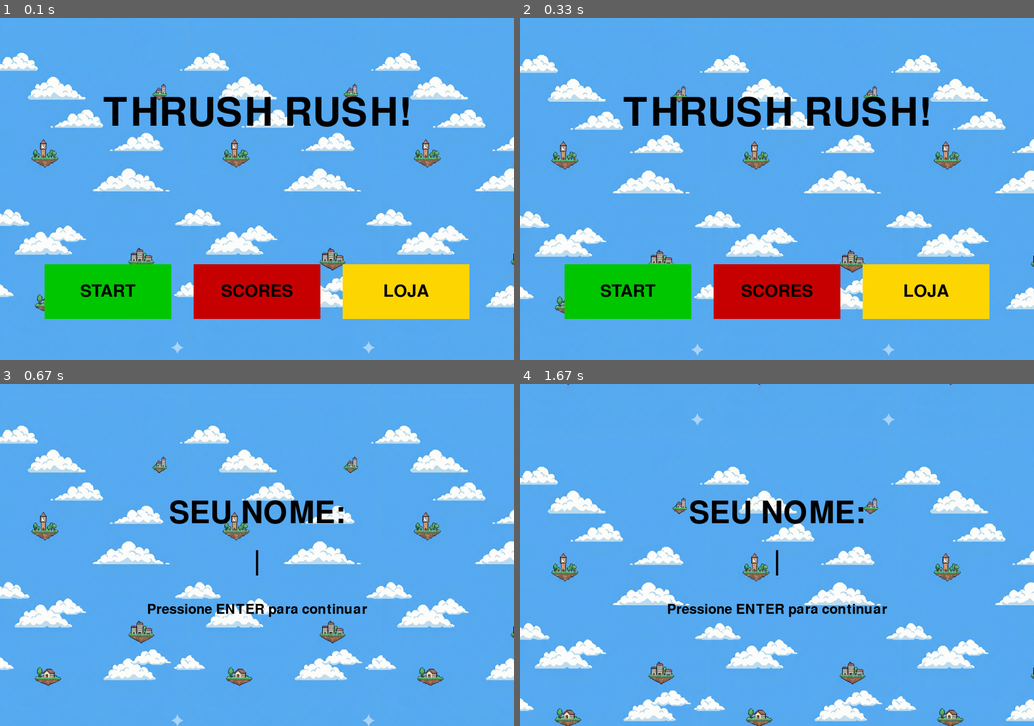
Above: before the commit, frames 1-4 (two rows, left to right).
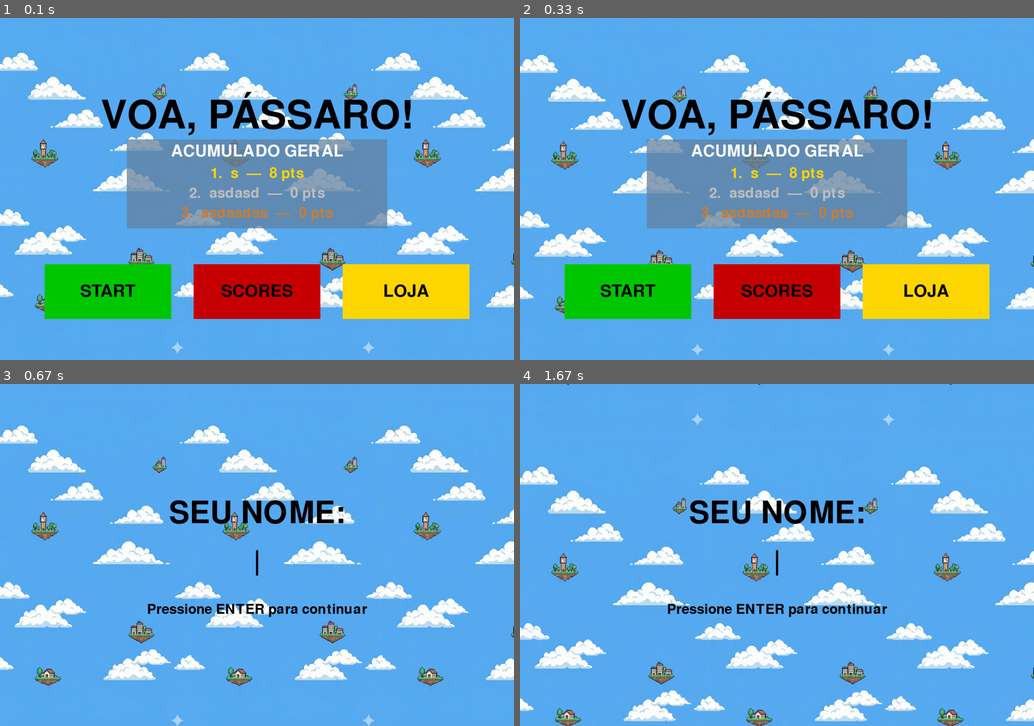
Above: after the commit, the same moments.

Repository: Pedro-Tuto/pygame-endless-dodging
Game: pygame game, started from main.py
The game is run twice, just before and just after one commit, with the same random seed, the same clock (stepped at 60 frames per second) and the same inputs.
Inputs (mouse positions are in pixels of both pictures, inside the frame that each line leads up to):
- Up to frame 1 (0.1 s): no input
- Up to frame 2 (0.33 s): no input
- Up to frame 3 (0.67 s): click "START" at 0.42 s
- Up to frame 4 (1.67 s): hold Right 0.67-1.13 s; move the mouse to (756, 568) at 0.7 s

The runs differ from the first frame. In frame 1, 16% of the frame differs, in the area x 19-80%, y 21-62%; in frame 2, 16%; in frame 3, nothing differs; in frame 4, nothing differs.

Commit message:
refactor: change title name

Diff:
--- a/src/game.py
+++ b/src/game.py
@@ -142,7 +142,7 @@
 
             background.update()
             background.draw(self.display)
-            self._draw_text_center("THRUSH RUSH!", y_offset=-220)
+            self._draw_text_center("VOA, PÁSSARO!", y_offset=-220)
             self._draw_hall_of_fame()
 
             if (
Binary file added: scores.db
